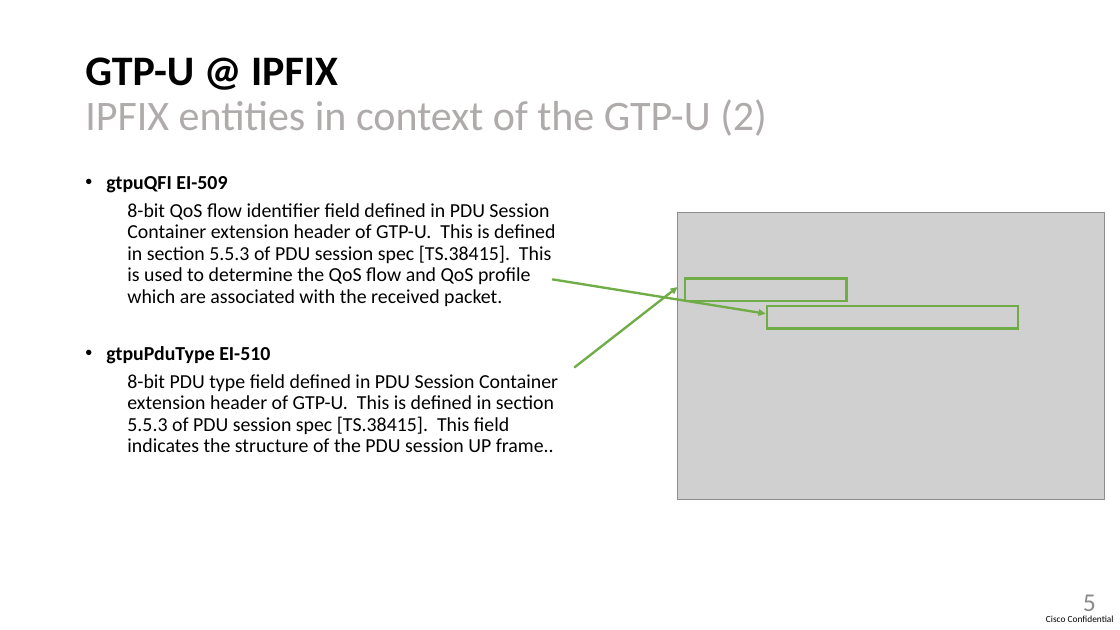
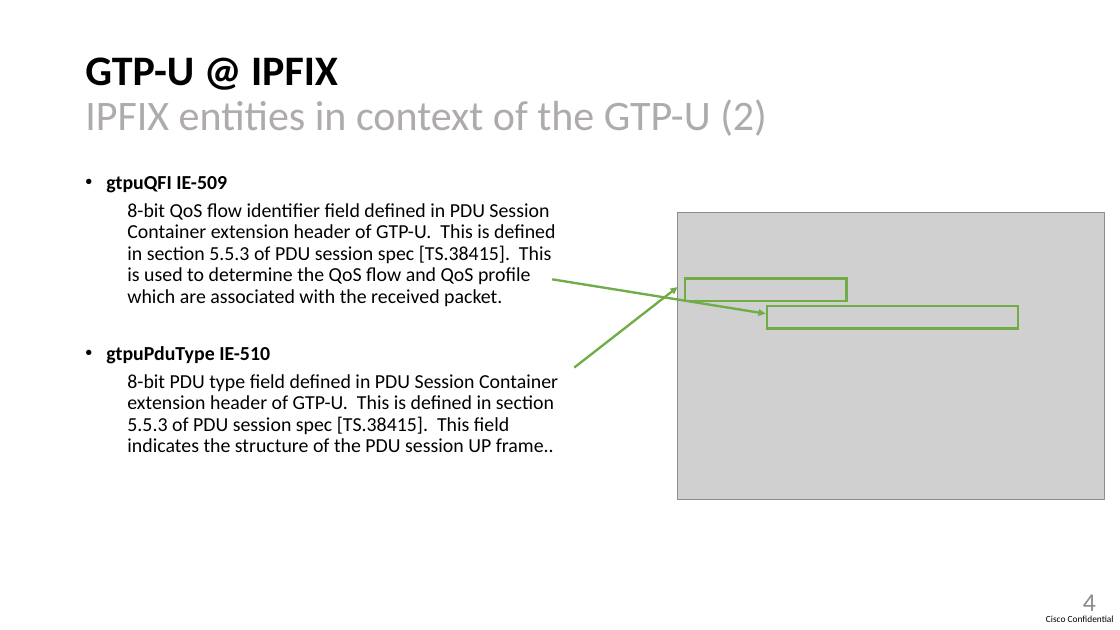
Before and after one commit to sriragop/draft-voyersriram-opsawg-ipfix-gtpu, a slide deck: slide 4 of draft-ietf-opsawg-ipfix-gtpu-00.pptx (slide 5 before the commit). Drawn at 1120x630 pixels with LibreOffice and Linux fonts; fonts in the diff are those of the drawing; grey boxes stand for pictures. Boxes give left, top, right and bottom in pixels: in the first picture for what was removed or moved away, otherwise in the second. Text is boxed around its words. In the diff, an @@ line names an element or a change of style, - is before the commit and + after.

```diff
--- a/draft-ietf-opsawg-ipfix-gtpu-00.pptx
+++ b/draft-ietf-opsawg-ipfix-gtpu-00.pptx
@@ text at [106,176,227,193]: text changed @@
-  • gtpuQFI EI-509
+  • gtpuQFI IE-509
@@ text at [106,346,270,364]: text changed @@
-• gtpuPduType EI-510
+• gtpuPduType IE-510
@@ page number at [1083,594,1096,617]: text changed @@
-5
+4
```
Also in this commit, not shown: 3 other slides changed, 3 slides removed, 1 other file.
